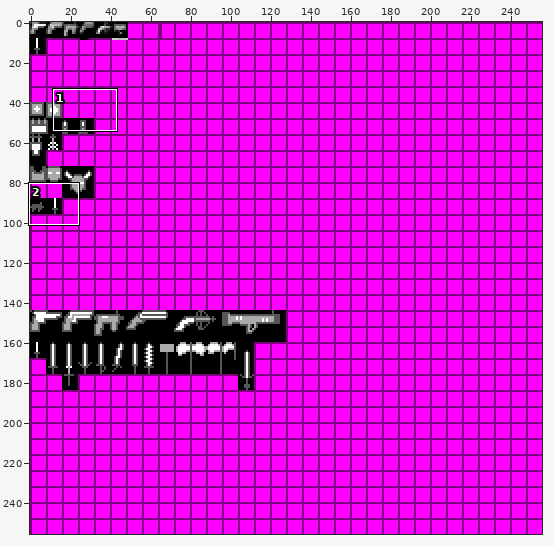
Two versions of one sprite sheet, res/Tiles/Inventory&Weapon_Sprites/item_sheet.png. Above, an overview of the earlier version with the close-up marked.
Close-up. First the earlier version:
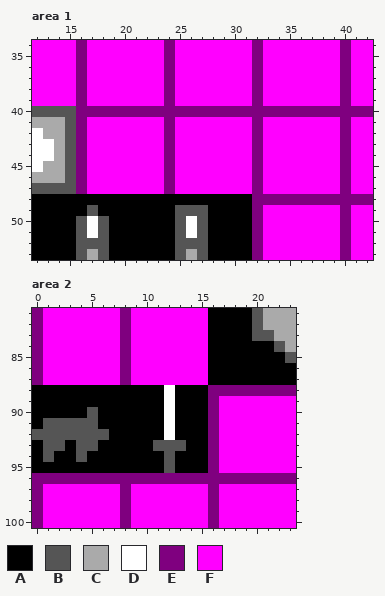
The file is 256x256 pixels. Colours within 5 levels of each other are drawn and written as one. Shown: area 1: x 12..42, y 34..53; area 2: x 0..23, y 81..100. The commit also changed other parts of the picture, which this record leaves out.
Palette (. is transparent): A #000000  B #555555  C #aaaaaa  D #ffffff  E #7f007f  F #ff00ff
Pixels before, area 1, first column x 12:
34 FFFFEFFFFFFFEFFFFFFFEFFFFFFFEFF
35 FFFFEFFFFFFFEFFFFFFFEFFFFFFFEFF
36 FFFFEFFFFFFFEFFFFFFFEFFFFFFFEFF
37 FFFFEFFFFFFFEFFFFFFFEFFFFFFFEFF
38 FFFFEFFFFFFFEFFFFFFFEFFFFFFFEFF
39 FFFFEFFFFFFFEFFFFFFFEFFFFFFFEFF
40 BBBBEEEEEEEEEEEEEEEEEEEEEEEEEEE
41 CCCBEFFFFFFFEFFFFFFFEFFFFFFFEFF
42 DCCBEFFFFFFFEFFFFFFFEFFFFFFFEFF
43 DDCBEFFFFFFFEFFFFFFFEFFFFFFFEFF
44 DDCBEFFFFFFFEFFFFFFFEFFFFFFFEFF
45 DCCBEFFFFFFFEFFFFFFFEFFFFFFFEFF
46 CCCBEFFFFFFFEFFFFFFFEFFFFFFFEFF
47 BBBBEFFFFFFFEFFFFFFFEFFFFFFFEFF
48 AAAAAAAAAAAAAAAAAAAAEEEEEEEEEEE
49 AAAAABAAAAAAABBBAAAAEFFFFFFFEFF
50 AAAABDBAAAAAABDBAAAAEFFFFFFFEFF
51 AAAABDBAAAAAABDBAAAAEFFFFFFFEFF
52 AAAABBBAAAAAABBBAAAAEFFFFFFFEFF
53 AAAABCBAAAAAABCBAAAAEFFFFFFFEFF
Pixels before, area 2, first column x 0:
 81 EFFFFFFFEFFFFFFFAAAABCCC
 82 EFFFFFFFEFFFFFFFAAAABCCC
 83 EFFFFFFFEFFFFFFFAAAABBCC
 84 EFFFFFFFEFFFFFFFAAAAAABC
 85 EFFFFFFFEFFFFFFFAAAAAAAB
 86 EFFFFFFFEFFFFFFFAAAAAAAA
 87 EFFFFFFFEFFFFFFFAAAAAAAA
 88 AAAAAAAAAAAADAAAEEEEEEEE
 89 AAAAAAAAAAAADAAAEFFFFFFF
 90 AAAAABAAAAAADAAAEFFFFFFF
 91 ABBBBBAAAAAADAAAEFFFFFFF
 92 BBBBBBBAAAAADAAAEFFFFFFF
 93 ABBABBAAAAABBBAAEFFFFFFF
 94 ABAABAAAAAAABAAAEFFFFFFF
 95 AAAAAAAAAAAABAAAEFFFFFFF
 96 EEEEEEEEEEEEEEEEEEEEEEEE
 97 EFFFFFFFEFFFFFFFEFFFFFFF
 98 EFFFFFFFEFFFFFFFEFFFFFFF
 99 EFFFFFFFEFFFFFFFEFFFFFFF
100 EFFFFFFFEFFFFFFFEFFFFFFF
After the commit:
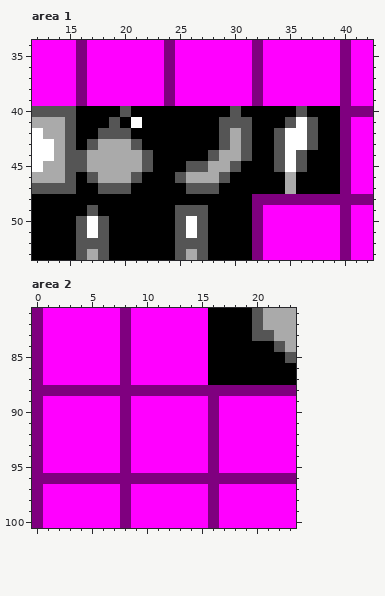
What changed:
Area 1:
y 40: x 16..39 EEEEEEEEEEEEEEEEEEEEEEEE -> AAAABAAAAAAAAABAAAAABAAA
y 41: x 16..39 EFFFFFFFEFFFFFFFEFFFFFFF -> AAABADAAAAAAABBBAAABDBAA
y 42: x 16..39 EFFFFFFFEFFFFFFFEFFFFFFF -> AABBBAAAAAAAABCBAABDDBAA
y 43: x 16..39 EFFFFFFFEFFFFFFFEFFFFFFF -> ABCCCBAAAAAAABCBAABDDBAA
y 44: x 16..39 EFFFFFFFEFFFFFFFEFFFFFFF -> BCCCCCBAAAAABCCBAABDBAAA
y 45: x 16..39 EFFFFFFFEFFFFFFFEFFFFFFF -> BCCCCCBAAABBCCBAAABDBAAA
y 46: x 16..39 EFFFFFFFEFFFFFFFEFFFFFFF -> ABCCCBAAABCCCBAAAAACAAAA
y 47: x 16..39 EFFFFFFFEFFFFFFFEFFFFFFF -> AABBBAAAAABBBAAAAAACAAAA
Area 2:
y 88: x 0..15 AAAAAAAAAAAADAAA -> EEEEEEEEEEEEEEEE
y 89: x 0..15 AAAAAAAAAAAADAAA -> EFFFFFFFEFFFFFFF
y 90: x 0..15 AAAAABAAAAAADAAA -> EFFFFFFFEFFFFFFF
y 91: x 0..15 ABBBBBAAAAAADAAA -> EFFFFFFFEFFFFFFF
y 92: x 0..15 BBBBBBBAAAAADAAA -> EFFFFFFFEFFFFFFF
y 93: x 0..15 ABBABBAAAAABBBAA -> EFFFFFFFEFFFFFFF
y 94: x 0..15 ABAABAAAAAAABAAA -> EFFFFFFFEFFFFFFF
y 95: x 0..15 AAAAAAAAAAAABAAA -> EFFFFFFFEFFFFFFF
Boxes around the changes in both close-ups, in picture pixels (x1, y1, x2, y2):
changed: (76, 106, 340, 194)
changed: (32, 385, 208, 473)
